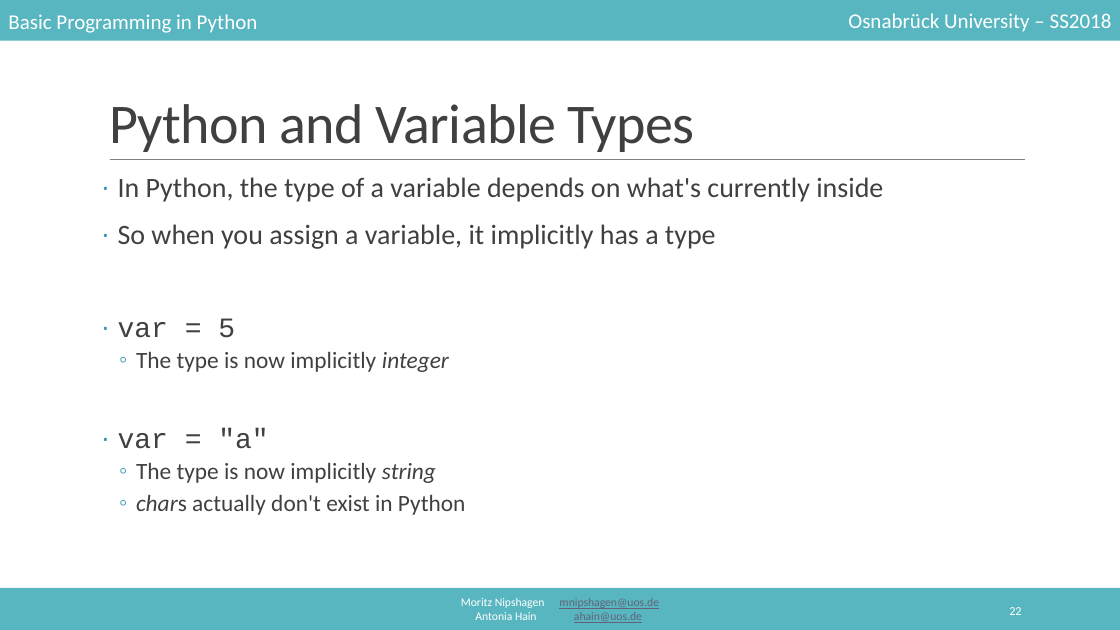
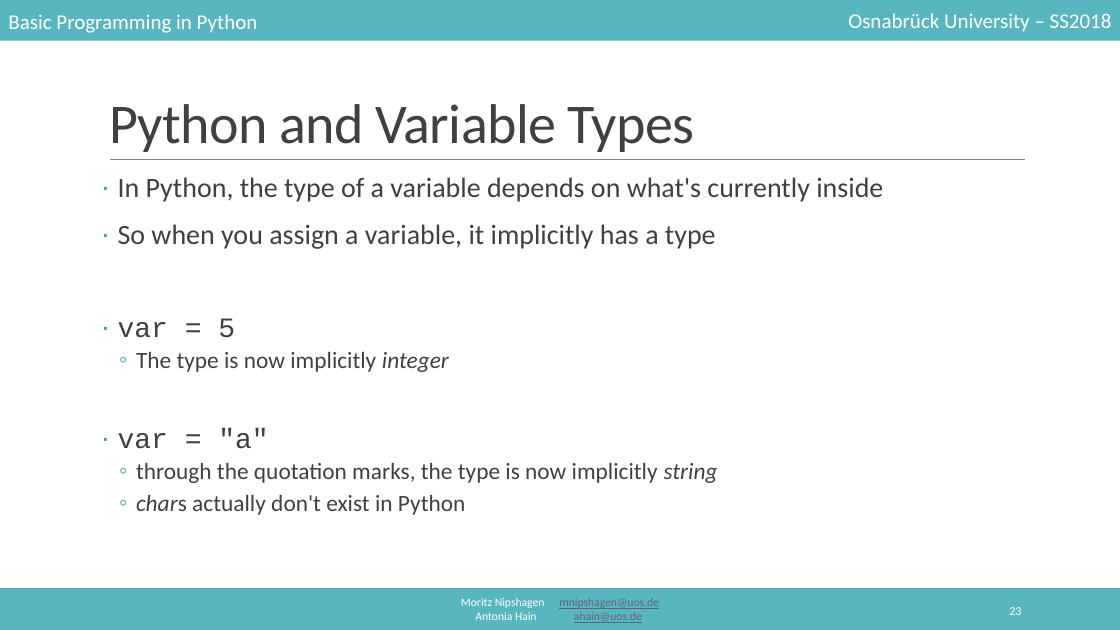
Before and after one commit to mnipshagen/monty, a slide deck: slide 23 of 2018/02/Syntax_and_variables.pptx (slide 22 before the commit). Drawn at 1120x630 pixels with LibreOffice and Linux fonts; fonts in the diff are those of the drawing. Boxes give left, top, right and bottom in pixels: in the first picture for what was removed or moved away, otherwise in the second. Text is boxed around its words. In the diff, an @@ line names an element or a change of style, - is before the commit and + after.

```diff
--- a/2018/02/Syntax_and_variables.pptx
+++ b/2018/02/Syntax_and_variables.pptx
@@ text at bbox=[136, 463, 718, 483]: text changed @@
-  ◦ The type is now implicitly string
+  ◦ through the quotation marks, the type is now implicitly string
```
Also in this commit, not shown: 20 other slides changed, 31 slides added, 1 other file.
